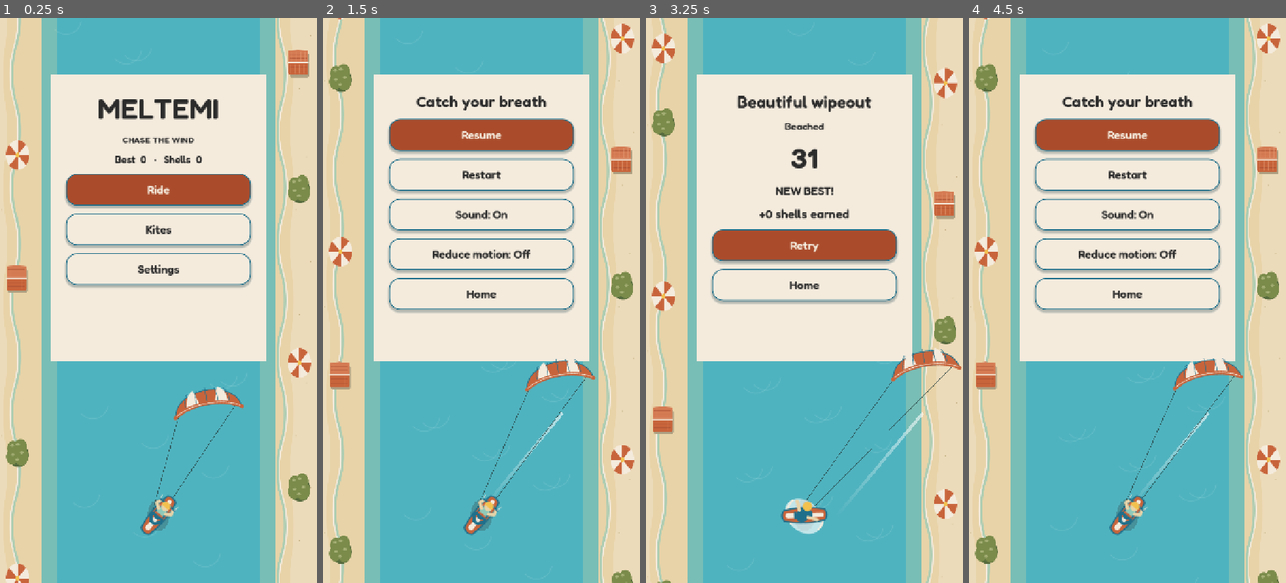
Above: before the commit, frames 1-4 (left to right).
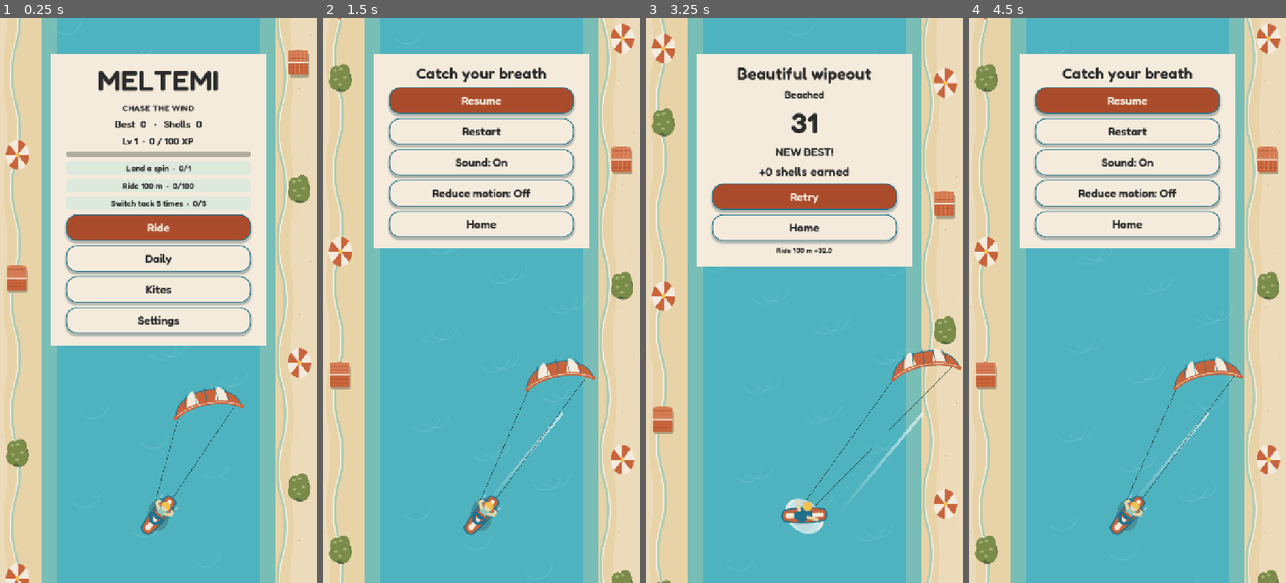
Above: after the commit, the same moments.

Repository: yeetozer/meltemi
Game: Godot game, scene res://scenes/main.tscn
Same seed, same stepped clock (60 frames per second), same inputs: the game is played once before the commit and once after it.
Inputs (mouse positions are in pixels of both pictures, inside the frame that each line leads up to; where the layout moved, square brackets give the same spot in the first picture):
- Up to frame 1 (0.25 s): no input
- Up to frame 2 (1.5 s): click "Ride" at 0.5 s; click (592, 74) [608, 74] at 1.25 s
- Up to frame 3 (3.25 s): click "Resume" at 2 s; tap Enter at 2.75 s; move the mouse to (874, 272) at 2.77 s; tap Space at 2.85, 3.02 s; click (874, 272) at 2.92 s
- Up to frame 4 (4.5 s): tap Space at 3.32 s; click "Retry" at 3.5 s; click (1238, 74) [1254, 74] at 4.25 s

The runs differ from the first frame. In frame 1, 17% of the frame differs, in the area x 16-84%, y 6-61%; in frame 2, 27%; in frame 3, 23%; in frame 4, 27%.

Commit message:
Add touch gestures, riding juice, mission UI and daily sharing

Diff:
--- a/game/scripts/main.gd
+++ b/game/scripts/main.gd
@@ -1,7 +1,53 @@
 extends Node2D
+const Missions = preload("res://scripts/missions.gd")
 const Model = preload("res://scripts/run_model.gd")
 const Chunks = preload("res://scripts/chunks.gd")
 const Saves = preload("res://scripts/save_store.gd")
+var daily: bool=false
+var course_seed: int=81273
+var daily_date: String=""
+var touch_id: int=-1
+var touch_origin: Vector2
+var touch_position: Vector2
+var touch_travel: float=0
+var touch_age: float=0
+var touch_air: bool=false
+var gesture_done: bool=false
+var turn_juice: float=0
+var landing_juice: float=0
+var flash: float=0
+var slow_age: float=-1
+var apex_done: bool=false
+var popups: Array=[]
+var toast: String=""
+var toast_time: float=0
+var mission_gained: Array=[]
+var mission_start: Dictionary={}
+var run_spins: float=0
+func restore_time() -> void:
+ Engine.time_scale=1.0; slow_age=-1
+func popup(text: String) -> void:
+ popups.append({"text":text,"pos":Vector2(clampf(run.x-30,170,460),rider_y()-155),"age":0.0})
+func daily_start() -> void:
+ daily=true; start()
+func share_daily() -> void:
+ var text: String="Meltemi Daily %s: %s pts 🪁 https://yeetozer.github.io/meltemi-play/" % [daily_date,run.score()]
+ DisplayServer.clipboard_set(text)
+ if OS.has_feature("web"):
+  JavaScriptBridge.eval("if(navigator.share){navigator.share({text:%s}).catch(()=>{});}" % JSON.stringify(text))
+ toast="Copied!"; toast_time=3
+ for child: Node in panel.get_children():
+  if child is Button and child.text=="Share": child.text="Copied!"
+func mission_labels() -> void:
+ label_("Lv %d  ·  %d / 100 XP" % [Missions.level(int(save.data.xp)),int(save.data.xp)%100],22)
+ var bar: ProgressBar=ProgressBar.new(); bar.custom_minimum_size=Vector2(420,12); bar.show_percentage=false; bar.value=int(save.data.xp)%100; panel.add_child(bar)
+ for id: int in save.data.missions.active:
+  var goal: Array=Missions.POOL[id%Missions.POOL.size()]
+  var card: PanelContainer=PanelContainer.new()
+  var style: StyleBoxFlat=StyleBoxFlat.new(); style.bg_color=Color("dce9dc"); style.set_corner_radius_all(8); style.content_margin_top=3; style.content_margin_bottom=3
+  card.add_theme_stylebox_override("panel",style); panel.add_child(card)
+  var row: Label=Label.new(); row.horizontal_alignment=HORIZONTAL_ALIGNMENT_CENTER; row.add_theme_font_size_override("font_size",19); row.add_theme_color_override("font_color",Color("2b2b2b"))
+  row.text="%s  ·  %s/%s" % [goal[0],str(snappedf(float(save.data.missions.progress.get(str(id),0)),0.1)) if goal[1]=="grab" else str(int(save.data.missions.progress.get(str(id),0))),goal[2]]; card.add_child(row)
 var run: RunModel = Model.new()
 var maker: ChunkMaker = Chunks.new()
 var save: SaveStore = Saves.new()
@@ -37,6 +83,7 @@
 var unhandled_touches: int = 0
 var actions: int = 0
 func _exit_tree() -> void:
+ restore_time()
  if is_instance_valid(ambient):
   ambient.stop()
   ambient.stream=null
@@ -59,16 +106,22 @@
  shadow.polygon=oval; shadow.color=Color(0.169,0.169,0.169,0.25); world.add_child(shadow)
  for i in range(2):
   var line: Line2D = Line2D.new(); line.width=1.5; line.default_color=Color(0.15,0.25,0.25,0.7); world.add_child(line); lines.append(line)
- rider = Sprite2D.new(); rider.texture=AssetLib.texture("sprites/rider.png",Vector2(72,72)); world.add_child(rider)
+ rider = Sprite2D.new(); if not save.data.reduce_motion:
+  rider.rotation+=sin(turn_juice/0.22*PI)*0.22*run.tack
+  rider.skew=sin(turn_juice/0.22*PI)*0.12*run.tack
+  if landing_juice>0.18: rider.scale*=Vector2(1.2,0.8)
+ if run.flip>0: rider.scale.y*=cos(run.flip*TAU); rider.position.y-=sin(run.flip*PI)*15
+ if run.grabbing: rider.scale*=1.08; rider.rotation+=0.2
+ rider.texture=AssetLib.texture("sprites/rider.png",Vector2(72,72)); world.add_child(rider)
  kite = Sprite2D.new(); kite.position=Vector2(470,790); world.add_child(kite)
- spray=CPUParticles2D.new(); spray.amount=22; spray.lifetime=0.4; spray.one_shot=tr …(264 unchanged characters)…
+ spray=CPUParticles2D.new(); spray.amount=42; spray.lifetime=0.4; spray.one_shot=tr …(264 unchanged characters)…
  var canvas: CanvasLayer = CanvasLayer.new(); add_child(canvas)
  ui=Control.new(); ui.set_anchors_and_offsets_preset(Control.PRESET_FULL_RECT); ui.mouse_filter=Control.MOUSE_FILTER_IGNORE; ui.theme=theme_; canvas.layer=10; canvas.add_child(ui)
- panel=VBoxContainer.new(); panel.add_theme_constant_override("separation",18); ui.add_child(panel)
+ panel=VBoxContainer.new(); panel.add_theme_constant_override("separation",10); ui.add_child(panel)
  hud=Label.new(); hud.position=Vector2(125,64); hud.add_theme_font_size_override("font_size",25); ui.add_child(hud)
  distance_label=Label.new(); distance_label.horizontal_alignment=HORIZONTAL_ALIGNMENT_CENTER; distance_label.add_theme_font_size_override("font_size",48); ui.add_child(distance_label)
  shell_icon=TextureRect.new(); shell_icon.texture=AssetLib.texture("ui/icon_shell.png",Vector2(48,48)); shell_icon.expand_mode=TextureRect.EXPAND_IGNORE_SIZE; shell_icon.size=Vector2(32,32); ui.add_child(shell_icon)
- pause_button=Button.new(); pause_button.icon=AssetLib.texture("ui/icon_pause.png",Vector2(64,64)); pause_button.expand_icon=true; pause_button.custom_minimum_size=Vector2(64,64); pause_button.pressed.connect(func() -> void: show_menu("pause")); ui.add_child(pause_button)
+ pause_button=Button.new(); pause_button.text="Pause";  pause_button.expand_icon=true; pause_button.custom_minimum_size=Vector2(100,64); pause_button.pressed.connect(func() -> void: show_menu("pause")); ui.add_child(pause_button)
  hint=Label.new(); hint.horizontal_alignment=HORIZONTAL_ALIGNMENT_CENTER; hint.add_theme_font_size_override("font_size",24); ui.add_child(hint)
  ambient=AudioStreamPlayer.new(); ambient.stream=AssetLib.sound("amb_ocean"); ambient.volume_db=-16; add_child(ambient); ambient.finished.connect(func() -> void: ambient.play()); ambient.play()
  for arg: String in OS.get_cmdline_user_args():
@@ -78,25 +131,28 @@
  show_menu("title")
  if snap=="shop": show_menu("shop")
  if snap=="pause": start(); show_menu("pause")
- if snap in ["riding","airborne","game_over"]:
+ if snap in ["riding","airborne","game_over","airborne_flip","airborne_grab","landing","game_over_daily"]:
   start()
+  if snap=="game_over_daily": daily=true
+  if snap=="riding": run.combo=3
   if snap=="airborne": run.launch(true); run.air=1.1; run.spin=0.35
-  if snap=="game_over": run.crash("A spectacular splash"); finish()
+  if snap in ["game_over","game_over_daily"]: run.crash("A spectacular splash"); finish()
 func audio(name_: String) -> void:
  if not save.data.sound: return
- var player: AudioStreamPlayer=AudioStreamPlayer.new(); player.stream=AssetLib.sound("sfx_"+name_); add_child(player); player.finished.connect(player.queue_free); player.play()
+ var player: AudioStreamPlayer=AudioStreamPlayer.new(); player.stream=AssetLib.sound("sfx_"+name_); player.pitch_scale=1.0+0.05*(run.combo-1); add_child(player); player.finished.connect(player.queue_free); player.play()
 func label_(text: String, size: int = 28) -> void:
  var l: Label=Label.new(); l.text=text; l.horizontal_alignment=HORIZONTAL_ALIGNMENT_CENTER; l.add_theme_font_size_override("font_size",size); l.add_theme_color_override("font_color",Color("2b2b2b")); panel.add_child(l)
 func button(text: String, action: Callable) -> void:
- var b: Button=Button.new(); b.text=text; b.custom_minimum_size=Vector2(420,72)
+ var b: Button=Button.new(); b.text=text; b.custom_minimum_size=Vector2(420,60)
  var style: StyleBoxFlat=StyleBoxFlat.new(); style.bg_color=Color("aa4c2c") if text in ["Ride","Retry","Resume"] else C …(571 unchanged characters)…
 func clear_panel() -> void:
  for node: Node in panel.get_children(): panel.remove_child(node); node.queue_free()
 func show_menu(which: String) -> void:
+ restore_time(); touch_id=-1; run.grab(false)
  state=which; clear_panel(); panel.show(); hud.hide(); hint.text=""
  if which=="title":
   label_("MELTEMI",64)
-  label_("CHASE THE WIND",20); label_("Best  %s   ·   Shells  %s" % [save.data.best,save.data.shells],23); button("Ride",start); button("Kites",func() -> void: s …(75 unchanged characters)…
+  label_("CHASE THE WIND",20); label_("Best  %s   ·   Shells  %s" % [save.data.best,save.data.shells],23); mission_labels(); button("Ride",func() -> void: daily=false; start()); button("Daily",daily_start); button("Kites",func() -> void: s …(75 unchanged characters)…
  elif which=="pause" or which=="settings":
   label_("Catch your breath" if which=="pause" else "Make it yours",36)
   if which=="pause":
@@ -106,6 +162,13 @@
   button("Home",func() -> void: show_menu("title"))
  elif which=="over":
   label_("Beautiful wipeout",38); label_(run.reason,23); label_("%s" % run.score(),64); label_("NEW BEST!" if new_best else "Best  %s" % save.data.best,26); label_("+%s shells earned" % run.shells); button("Retry",start); button("Home",func() -> void: show_menu("title"))
+  if daily:
+   label_("Daily best today: %s" % save.data.daily_best.get(daily_date,0),22)
+   button("Share",share_daily)
+  for text: String in mission_gained.slice(0,2): label_(text,18)
+  for id: int in save.data.missions.active:
+   var gained: float=float(save.data.missions.progress.get(str(id),0))-float(mission_start.get(str(id),0))
+   if gained>0: label_("%s +%s" % [Missions.POOL[id%Missions.POOL.size()][0],snappedf(gained,0.1)],17)
  elif which=="shop":
   label_("Your patch of sky",36); label_("%s shells · cosmetics only" % save.data.shells,23)
   var names: Array[String]=["sunset","seaglass","olive","lemon"]
@@ -115,6 +178,10 @@
    button(name_.capitalize()+ ("  ✓" if save.data.selected==name_ else "  ·  "+("Owned" if name_ in save.data.owned else str(cost)+" shells")),func() -> void: save.buy(name_,cost); show_menu("shop"))
   button("Home",func() -> void: show_menu("title"))
 func start() -> void:
+ mission_start=save.data.missions.progress.duplicate(true)
+ restore_time(); touch_id=-1; apex_done=false; popups.clear(); mission_gained.clear(); run_spins=0
+ var date: Dictionary=Time.get_date_dict_from_system()
+ daily_date=Missions.date_key(date); course_seed=Missions.daily_seed(date) if daily else 81273
  run=Model.new(); objects.clear(); chunk_index=0; next_chunk=0; wake.clear_points(); crash_timer=0; state="play"; panel.hide(); clear_panel(); hud.show();  spin_hint=false
  for entry: Array in [["wave",360.0, rider_y()-500],["shell",320.0,rider_y()-660],["shell",360.0,rider_y()-740],["buoy",500.0,rider_y()-850]]:
   objects.append({"kind":entry[0],"x":entry[1],"y":entry[2],"size":Chunks.SIZES[entry[0]],"move":false})
@@ -126,7 +193,7 @@
  var airborne: bool=run.air>0
  actions+=1
  run.tap(); audio("trick" if airborne else "tack")
- if not airborne: spray.position=Vector2(run.x,rider_y()); spray.restart(); spray.emitting=true
+ if not airborne: turn_juice=0.22; spray.position=Vector2(run.x,rider_y()); spray.restart(); spray.emitting=true
  Input.vibrate_handheld(12)
 func over_button(pos: Vector2) -> bool:
  if pause_button.visible and pause_button.get_global_rect().grow(8).has_point(pos): return true
@@ -150,10 +217,22 @@
 func _input(event: InputEvent) -> void:
  if event is InputEventScreenTouch and event.pressed: raw_touches+=1
 func _unhandled_input(event: InputEvent) -> void:
- if pointer_tap(event):
-  var pos: Vector2=event.position
-  if over_button(pos): return
-  unhandled_touches+=1; action(); get_viewport().set_input_as_handled()
+ if event is InputEventScreenDrag and event.index==touch_id:
+  touch_position=event.position
+  touch_travel=maxf(touch_travel,touch_origin.distance_to(touch_position))
+  if touch_air and not gesture_done and touch_origin.y-touch_position.y>50:
+   run.grab(false); run.backflip(); gesture_done=true; audio("trick")
+ elif event is InputEventScreenTouch:
+  if event.pressed and pointer_tap(event):
+   if over_button(event.position): return
+   unhandled_touches+=1
+   touch_id=event.index; touch_origin=event.position; touch_position=event.position; touch_travel=0; touch_age=0; gesture_done=false
+   touch_air=state=="play" and run.air>0
+   if not touch_air: action()
+   get_viewport().set_input_as_handled()
+  elif not event.pressed and event.index==touch_id:
+   if touch_air and not gesture_done and touch_age<0.2 and maxf(touch_travel,touch_origin.distance_to(event.position))<40: run.tap(); audio("trick")
+   run.grab(false); touch_id=-1
  elif event is InputEventKey and event.pressed and not event.echo:
   if event.keycode==KEY_SPACE: action()
   elif event.keycode==KEY_ESCAPE and state=="play": show_menu("pause")
@@ -161,12 +240,25 @@
 func _notification(what: int) -> void:
  if what==NOTIFICATION_APPLICATION_FOCUS_OUT and state=="play": show_menu("pause")
 func _process(dt: float) -> void:
+ var real_dt: float=dt/maxf(Engine.time_scale,0.01)
  clock+=dt
+ turn_juice=maxf(0,turn_juice-dt); landing_juice=maxf(0,landing_juice-dt); flash=maxf(0,flash-real_dt); toast_time=maxf(0,toast_time-real_dt)
+ for p: Dictionary in popups: p.age+=real_dt
+ popups=popups.filter(func(p: Dictionary) -> bool: return p.age<1.1)
+ if state=="play" and touch_id>=0 and touch_air:
+  touch_age+=real_dt
+  if touch_age>=0.2 and touch_travel<40 and not gesture_done:
+   run.grab(true); gesture_done=true
+ if slow_age>=0:
+  slow_age+=real_dt
+  Engine.time_scale=lerpf(0.55,1.0,clampf((slow_age-0.15)/0.15,0,1))
+  if slow_age>=0.3: restore_time()
+ if state!="play" or save.data.reduce_motion: restore_time()
  ambient.stream_paused=not save.data.sound
  var height: float=get_viewport_rect().size.y
  var safe: Rect2i=DisplayServer.get_display_safe_area()
  safe_top=maxf(64,float(safe.position.y)*720.0/maxf(1,DisplayServer.screen_get_size().x)) if not OS.has_feature("headless") else 64
- pause_button.visible=state=="play"; pause_button.position=Vector2(616,safe_top+36); pause_button.size=Vector2(64,64)
+ pause_button.visible=state=="play"; pause_button.position=Vector2(554,safe_top+36); pause_button.size=Vector2(110,64)
  distance_label.visible=state=="play"; distance_label.position=Vector2(210,safe_top+32); distance_label.size=Vector2(300,64); distance_label.text="%d m" % int(run.distance)
  shell_icon.visible=state=="play"; shell_icon.position=Vector2(32,safe_top+90)
  hud.position=Vector2(72,safe_top+88); hint.position=Vector2(105,height-125); hint.size=Vector2(510,60)
@@ -180,12 +272,18 @@
   var scroll: float=(run.distance-before_distance)*10
   next_chunk-=scroll
   if next_chunk<=0:
-   var chunk: Dictionary=maker.chunk(81273,chunk_index)
+   var chunk: Dictionary=maker.chunk(course_seed,chunk_index)
    for obj: Dictionary in chunk.objects:
     obj.y+=next_chunk-120; objects.append(obj)
    next_chunk+=1280; chunk_index+=1
   for obj: Dictionary in objects:
+   var old_y: float=float(obj.y)
    obj.y+=scroll
+   if run.air<=0 and obj.kind not in ["shell","starfish","gust","wave","wave_gold"] and old_y<rider_y() and float(obj.y)>=rider_y():
+    var dx: float=absf(float(obj.x)-run.x)
+    if dx>float(obj.size.x)*0.5+20 and dx<float(obj.size.x)*0.5+50 and not obj.get("near",false):
+     obj.near=true
+     if run.near_miss(int(obj.get("id",obj.hash()))): popup("CLOSE! +25")
    if obj.move:
     obj.x=float(obj.base)+sin(clock*0.9+float(obj.phase))*18.0
    var radius: Vector2=obj.size*0.5+Vector2(20,20)
@@ -196,8 +294,20 @@
     if kind in ["shell","starfish"]: audio("shell")
     elif kind=="gust": audio("gust")
   objects=objects.filter(func(o: Dictionary) -> bool: return float(o.y)<height+200 and not o.get("used",false))
+  if before_air<=0 and run.air>0:
+   apex_done=false
+   if run.golden and not save.data.reduce_motion: flash=0.12
+   if int(save.data.hints)<3:
+    toast=["Tap in the air to spin!","Swipe up for a backflip!","Hold for a grab - let go before you land!"][int(save.data.hints)]; toast_time=4; save.data.hints=int(save.data.hints)+1; save.write_save()
+  if run.golden and run.air>0 and run.air<run.air_total*0.5 and not apex_done and not save.data.reduce_motion:
+   apex_done=true; slow_age=0; Engine.time_scale=0.55
   if before_air<=0 and run.air>0: audio("jump"); spin_hint=true; spray.position=rider.position; spray.restart(); spray.emitting=true
   if run.landed:
+   landing_juice=0.3
+   Input.vibrate_handheld(80 if run.dead else (35 if run.perfect else 20))
+   if not run.dead:
+    popup("PERFECT" if run.perfect else "+%d" % (100*run.spins+250*run.flips))
+    if run.grab_time>=0.25: popup("GRAB +%d" % (60*int(run.grab_time/0.25)))
    audio("land_bad" if run.dead else "land_clean"); spray.position=rider.position; spray.restart(); spray.emitting=true
    if not run.dead and run.spins>0: save.data.tutorial_done=true; save.write_save()
   for i in range(wake.get_point_count()): wake.set_point_position(i,wake.get_point_position(i)+Vector2(0,scroll))
@@ -205,15 +315,28 @@
   while wake.get_point_count()>55: wake.remove_point(0)
   hud.text="%s    ·    %s pts%s" % [run.shells,run.trick_points+run.shells*10,("    x%s" % run.combo) if run.combo>1 else ""]
   hint.text=("Tap in the air to spin!" if spin_hint else "Tap to switch direction") if not save.data.tutorial_done else ("SHALLOWS — TURN!" if run.x<132 or run.x>588 else "")
-  if run.dead: state="crash"; crash_timer=0; audio("splash"); Input.vibrate_handheld(80)
+  run_spins+=float(run.events.get("spins",0))
+  run.events.distance=run.distance; run.events.run_spins=run_spins; run.events.run_shells=run.shells
+  var completed: Array=Missions.update(save.data,run.events)
+  run.events.clear()
+  if not completed.is_empty():
+   for done: Dictionary in completed:
+    toast="Mission complete! +%d shells" % done.reward; toast_time=3; mission_gained.append(done.title+" ✓")
+   save.write_save()
+  if run.grabbing: hint.text="GRAB — release before landing"
+  elif run.flip>0: hint.text="BACKFLIP"
+  if run.dead: restore_time(); state="crash"; crash_timer=0; audio("splash"); Input.vibrate_handheld(80)
  elif state=="crash":
   crash_timer+=dt
   if crash_timer>0.6: finish()
  else:
-  panel.position=Vector2(150,height*0.13); panel.size=Vector2(420,0)
+  panel.position=Vector2(150,maxf(safe_top+24,height*0.08)); panel.size=Vector2(420,0)
  var air_height: float=sin(PI*run.air/maxf(run.air_total,0.01)) if run.air>0 else 0
- if snap=="airborne":
+ if snap in ["airborne","airborne_flip","airborne_grab"]:
   run.air=run.air_total*0.5; run.spin=0.3; air_height=1; spin_hint=true; hint.text="Tap in the air to spin!"
+ if snap=="airborne_flip": run.flip=0.35; run.spin=0; hint.text="BACKFLIP"
+ if snap=="airborne_grab": run.grabbing=true; run.spin=0; hint.text="GRAB — release before landing"
+ if snap=="landing": landing_juice=0.23; run.perfect=true; popup("PERFECT") if popups.is_empty() else null
  var zoom_: float=1.0-0.035*air_height if not save.data.reduce_motion else 1.0
  var center_: Vector2=Vector2(360,height*0.5)
  var shake_: Vector2=Vector2(sin(clock*93),cos(clock*77))*5 if state=="crash" and not save.data.reduce_motion else Vector2.ZERO
@@ -227,11 +350,13 @@
  for i in range(2): lines[i].points=PackedVector2Array([rider.position+Vector2((i*2-1)*13,-10),kite.position+Vector2((i*2-1)*55,15).rotated(kite.rotation)*scale_*1.2])
  queue_redraw()
  if web_debug:
-  JavaScriptBridge.eval("window.__meltemi=%s" % JSON.stringi …(137 unchanged characters)… ouches,"actions":actions,"dead":run.dead}))
+  JavaScriptBridge.eval("window.__meltemi=%s" % JSON.stringi …(137 unchanged characters)… ouches,"actions":actions,"dead":run.dead,"trick":("flip" if run.flip>0 else "spin" if run.spin>0 else "none"),"grab":run.grabbing,"missions":save.data.missions}))
  if snap!="" and not capture_done:
   snap_frames+=1
   if snap_frames==8: capture()
 func finish() -> void:
+ restore_time()
+ if daily: save.data.daily_best[daily_date]=maxi(run.score(),int(save.data.daily_best.get(daily_date,0)))
  new_best=run.score()>int(save.data.best); save.data.best=maxi(run.score(),int(save.data.best)); save.data.shells=int(save.data.shells)+run.shells; save.write_save(); show_menu("over")
  if new_best: audio("newbest")
 func capture() -> void:
@@ -274,4 +399,23 @@
    elif obj.kind not in ["wave","wave_gold","gust"]: draw_arc(Vector2(obj.x,obj.y),size_.x*0.58,0,TAU,32,Color(0.12,0.44,0.55,0.6),2,true)
    draw_texture_rect(AssetLib.texture("sprites/"+str(obj.kind)+".png",size_),Rect2(Vector2(obj.x,obj.y+bob)-size_/2,size_),false)
  if state not in ["play","crash"]:
-  draw_rect(Rect2(115,height*0.10,490,650),Color("f4ebdd"))
+  draw_rect(Rect2(115,maxf(safe_top,height*0.065),490,panel.size.y+45),Color("f4ebdd"))
+
+ if state=="play" and not save.data.reduce_motion:
+  if run.combo>=3 or run.gust>0:
+   for i in range(16):
+    var pos_: Vector2=Vector2(140+fposmod(i*137,440),fposmod(i*97+clock*850,height))
+    draw_line(pos_,pos_+Vector2(0,45),Color(1,1,1,0.35),1.5,true)
+  if landing_juice>0:
+   draw_arc(Vector2(run.x,rider_y()),(0.3-landing_juice)*240,0,TAU,40,Color(1,1,1,landing_juice*3),3,true)
+  if turn_juice>0: draw_arc(Vector2(run.x,rider_y()+20),35+(0.22-turn_juice)*100,0.2,2.9,20,Color(1,1,1,turn_juice*3),3,true)
+  if run.grabbing or run.perfect and landing_juice>0:
+   for i in range(6):
+    var pt: Vector2=rider.position+Vector2(cos(i*TAU/6+clock)*65,sin(i*TAU/6+clock)*65)
+    draw_line(pt-Vector2(4,0),pt+Vector2(4,0),Color.WHITE,2); draw_line(pt-Vector2(0,4),pt+Vector2(0,4),Color.WHITE,2)
+ if flash>0 and not save.data.reduce_motion: draw_rect(Rect2(0,0,720,height),Color(0.96,0.92,0.86,flash*1.5))
+ var font: Font=ThemeDB.fallback_font
+ for p: Dictionary in popups:
+  draw_string_outline(font,p.pos+Vector2(-60,-float(p.age)*65),p.text,HORIZONTAL_ALIGNMENT_LEFT,-1,28,4,Color(0.12,0.3,0.35,1-float(p.age)/1.1))
+  draw_string(font,p.pos+Vector2(-60,-float(p.age)*65),p.text,HORIZONTAL_ALIGNMENT_LEFT,-1,28,Color(1,1,1,1-float(p.age)/1.1))
+ if toast_time>0: draw_string(font,Vector2(130,safe_top+180),toast,HORIZONTAL_ALIGNMENT_LEFT,470,22,Color.WHITE)
--- a/game/tests/smoke.gd
+++ b/game/tests/smoke.gd
@@ -40,6 +40,24 @@
  game._unhandled_input(on_pause); pause_ok=game.run.tack==t0
  print("INPUT one tap flips tack exactly once: ",taps_ok,"; tap on pause button does not flip: ",pause_ok)
  ok=ok and taps_ok and pause_ok
+ var gestures: bool=true
+ for kind: String in ["tap","swipe","hold"]:
+  game.start(); game.run.launch(true); game.last_tap_ms=-1000
+  var press: InputEventScreenTouch=InputEventScreenTouch.new(); press.pressed=true; press.position=Vector2(360,900)
+  game._unhandled_input(press)
+  if kind=="swipe":
+   var drag: InputEventScreenDrag=InputEventScreenDrag.new(); drag.position=Vector2(360,820); game._unhandled_input(drag)
+  if kind=="hold": game._process(0.22)
+  else:
+   var release: InputEventScreenTouch=InputEventScreenTouch.new(); release.position=Vector2(360,900); game._unhandled_input(release)
+   game._process(0.01)
+  gestures=gestures and (game.run.spin>0 if kind=="tap" else game.run.flip>0 if kind=="swipe" else game.run.grabbing)
+ print("INPUT air tap->spin swipe->flip hold->grab: ",gestures)
+ game.run.golden=true; game.run.air=0.7; game.apex_done=false; game._process(0.01)
+ game.run.crash("time reset test"); game._process(0.01)
+ var time_ok: bool=Engine.time_scale==1.0
+ print("INPUT golden slow motion crash restores time_scale: ",time_ok)
+ ok=ok and gestures and time_ok
  game.ambient.stream_paused=false
  game.ambient.stop()
  game.ambient.stream=null
Not shown, changed: docs/GDD.md
